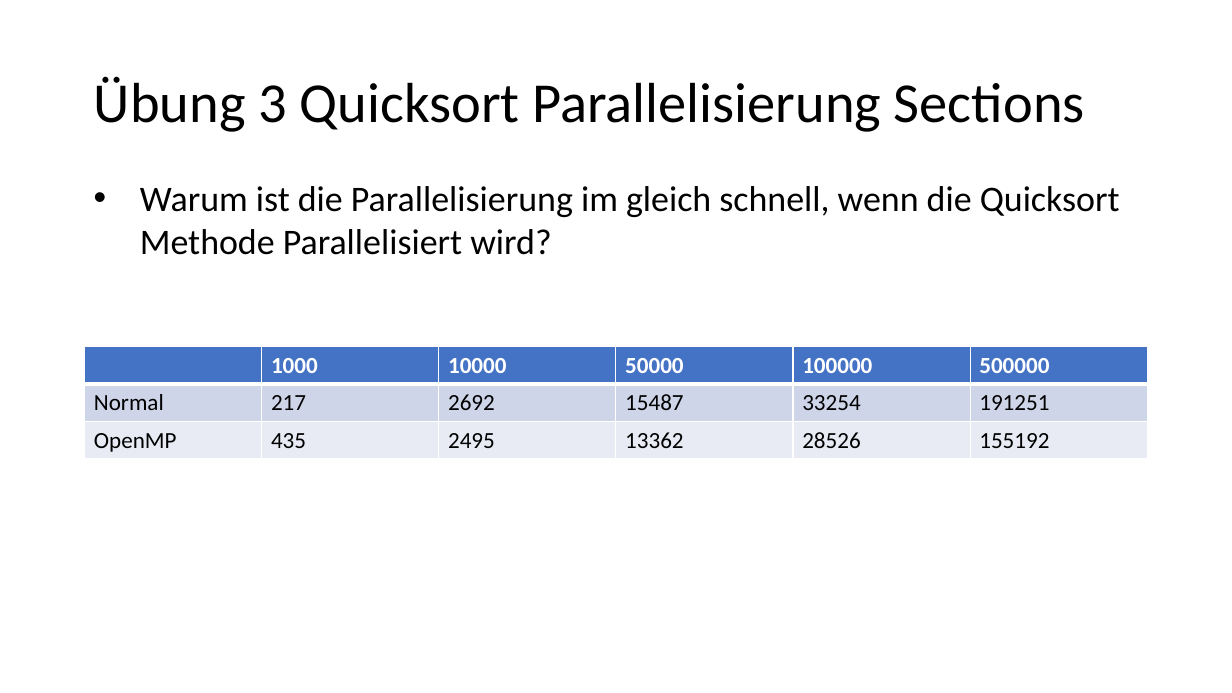
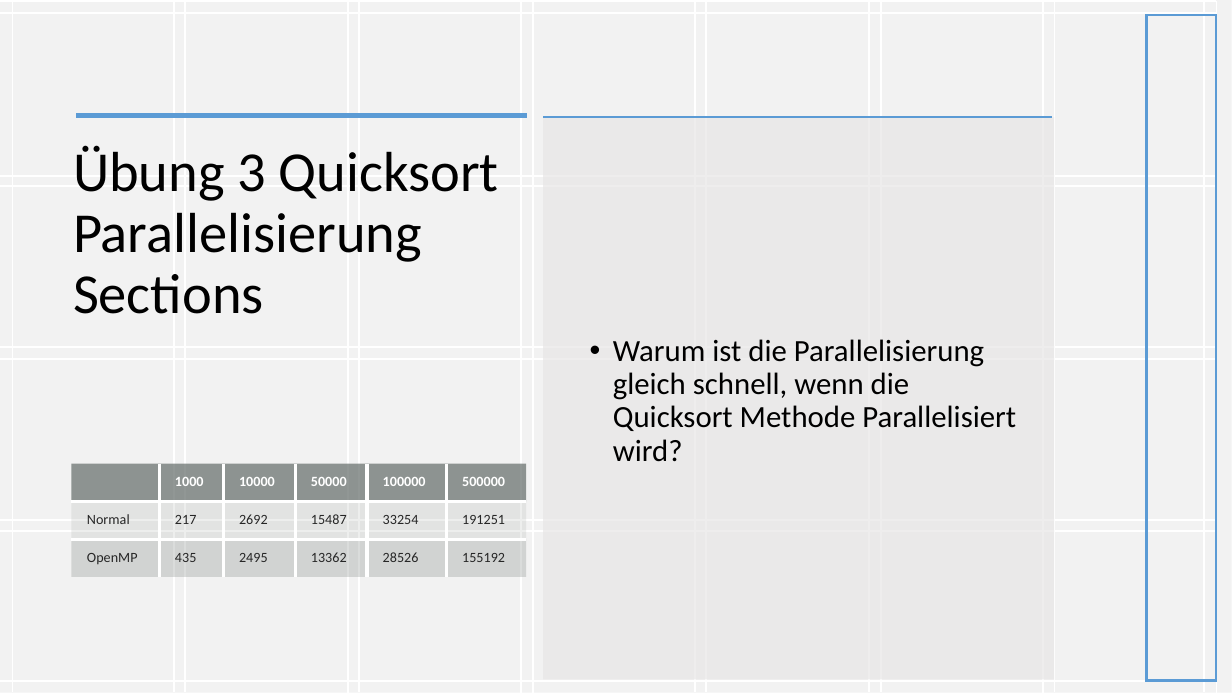
Before and after one commit to dyeske61283/ASE_OpenMP, a slide deck: slide 14 of OpenMP_Folien.pptx (slide 11 before the commit). Drawn at 1232x693 pixels with LibreOffice and Linux fonts; fonts in the diff are those of the drawing. Boxes give left, top, right and bottom in pixels: in the first picture for what was removed or moved away, otherwise in the second. Text is boxed around its words. In the diff, an @@ line names an element or a change of style, - is before the commit and + after.

Commit message:
Design Präsi angepasst; Fragen zu Übung 1+2 formuliert;

```diff
--- a/OpenMP_Folien.pptx
+++ b/OpenMP_Folien.pptx
@@ rectangle added at [0,0,1232,693], fill #F2F2F2 @@
@@ rectangle added at [1147,15,1216,680], outline #5B9BD5 2 pt @@
@@ group added at [0,0,1217,693]: 22 lines @@
@@ line added from (525, 116) to (79, 116), #5B9BD5 4 pt @@
@@ rectangle added at [543,117,1055,679], fill #E7E6E6 at 70% opacity @@
@@ line added from (1051, 116) to (544, 116), #5B9BD5 2 pt @@
@@ title "Übung 3 Quicksort Parallelisierung Sections": place and size @@
-title "Übung 3 Quicksort Parallelisierung Sections" at [94,76,1085,132]
+title "Übung 3 Quicksort Parallelisierung Sections" at [73,145,499,314]
@@ title "Übung 3 Quicksort Parallelisierung Sections" at [73,145,499,314]: vertical alignment middle to top @@
@@ text "Warum ist die Parallelisierung gleich ..." at [613,339,1016,462]: vertical alignment top to middle @@
@@ text at [613,339,1016,462]: text changed; size 28 to 24 pt @@
-• Warum ist die Parallelisierung im gleich schnell, wenn die Quicksort Methode Parallelisiert wird?
+• Warum ist die Parallelisierung gleich schnell, wenn die Quicksort Methode Parallelisiert wird?
@@ table at [71,464,526,578] @@
@@ fill #4472C4 to #636B68 at 70% opacity in row 1 @@
@@ fill #CFD5EA to #878E8B at 15% opacity in row 2 @@
@@ fill #E9EBF5 to #878E8B at 30% opacity in row 3 @@
@@ size 18 to 11 pt @@
@@ text colour #000000 to #262626 in "Normal", "217", "2692", "15487" and 8 more places @@
@@ borders changed @@
@@ table: place and size @@
-table at [85,347,1150,459]
+table at [71,464,526,578]
```
Also in this commit, not shown: 5 other slides changed, 7 slides added, 1 slide removed, 5 other files.
